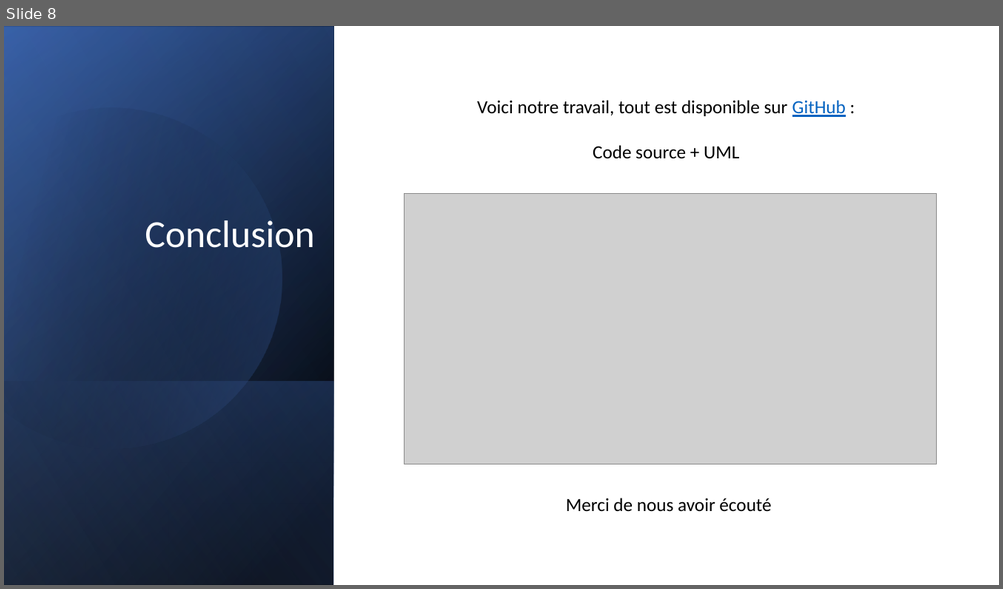
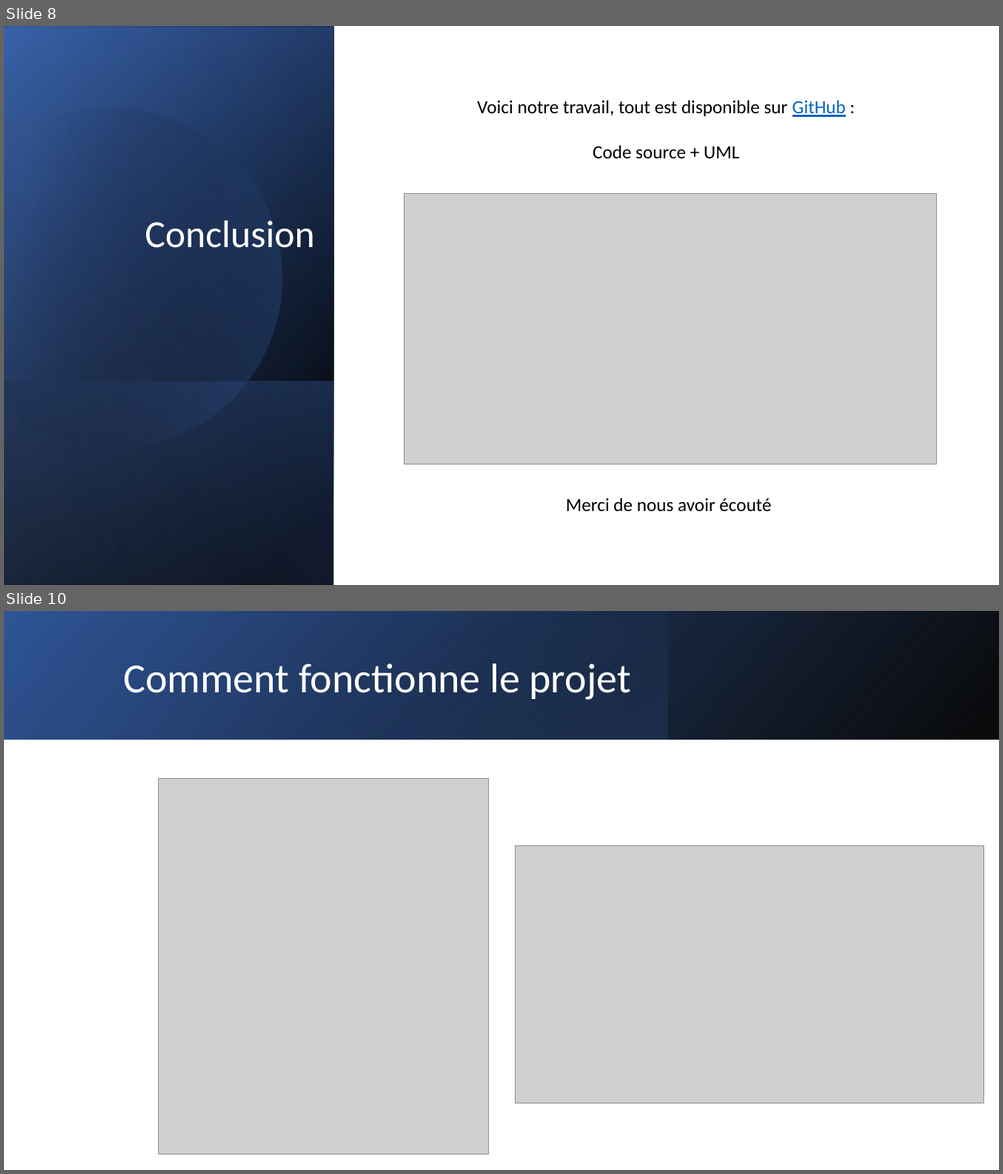
Before and after one commit to pleijan/representation-sql-java, a slide deck: Batisseur_de_requete_SQL_1.pptx. Shown one above the other, each under a label of ours: slide 8 before the commit, slides 8 and 10 after it; the slides between them are not shown. The pictures are 1003x589 and 1003x1174 pixels, drawn with LibreOffice and Linux fonts; fonts in the diff are those of the drawing; grey boxes stand for pictures. Boxes give left, top, right and bottom in pixels: in the first picture for what was removed or moved away, otherwise in the second. Text is boxed around its words. In the diff, an @@ line names an element or a change of style, - is before the commit and + after.

```diff
--- a/Batisseur_de_requete_SQL_1.pptx
+++ b/Batisseur_de_requete_SQL_1.pptx
@@ slide 10 added at [4, 611, 999, 1170], background #FFFFFF @@
@@ rectangle added at [4, 611, 999, 739], fill gradient #000000 to #2F5597 @@
@@ rectangle added at [4, 611, 999, 739], fill gradient #4472C4 to #000000 @@
@@ rectangle added at [316, 611, 668, 739], fill gradient #4472C4 to #203864 @@
@@ title added at [123, 664, 631, 700], 40 pt, text #FFFFFF @@
+Comment fonctionne le projet
@@ picture added at [159, 778, 488, 1155] @@
@@ picture added at [515, 846, 984, 1103] @@
```
Also in this commit, not shown: 1 slide changed, 2 other slides added.
